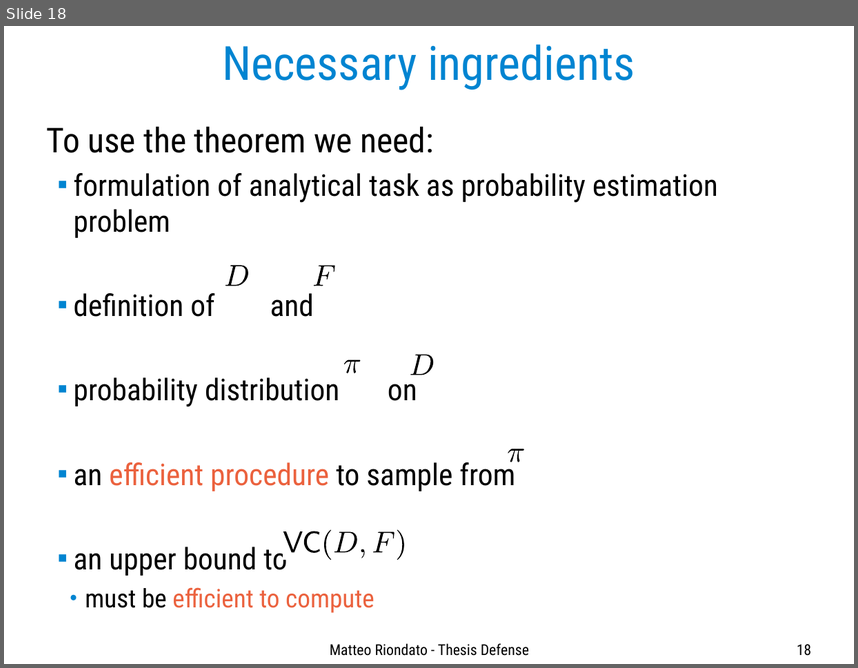
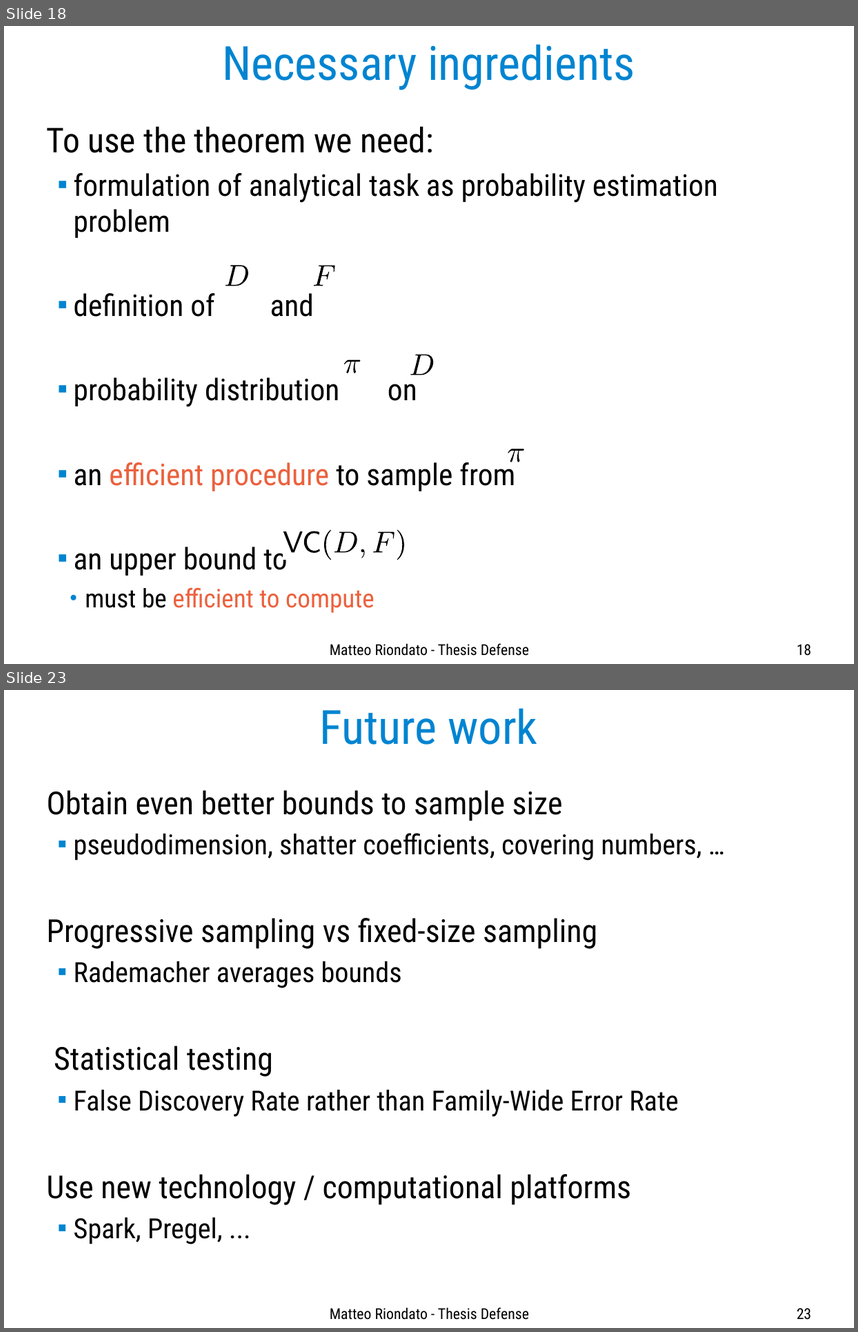
Before and after one commit to ZhizhongIsaacChen/dissertation, a slide deck: defense/Defense-talk.odp. Shown one above the other, each under a label of ours: slide 18 before the commit, slides 18 and 23 after it; the slides between them are not shown. The pictures are 858x668 and 858x1332 pixels, drawn with LibreOffice and Linux fonts; fonts in the diff are those of the drawing. Boxes give left, top, right and bottom in pixels: in the first picture for what was removed or moved away, otherwise in the second. Text is boxed around its words. In the diff, an @@ line names an element or a change of style, - is before the commit and + after.

```diff
--- a/defense/Defense-talk.odp
+++ b/defense/Defense-talk.odp
@@ slide 23 added at box(4, 690, 854, 1328), background #FFFFFF @@
@@ title added at box(320, 708, 538, 745), 44 pt, text #0084D1 @@
+Future work
@@ text added at box(47, 790, 702, 1244), 25.9 pt, text #000000 @@
+Obtain even better bounds to sample size
+  ■ pseudodimension, shatter coefficients, covering numbers, …
+Progressive sampling vs fixed-size sampling
+  ■ Rademacher averages bounds
+Statistical testing
+  ■ False Discovery Rate rather than Family-Wide Error Rate
+Use new technology / computational platforms
+  ■ Spark, Pregel, ...
@@ text added at box(330, 1307, 529, 1319), 14 pt, text #000000 @@
+Matteo Riondato - Thesis Defense
@@ page number added at box(797, 1308, 811, 1319), 14 pt, text #000000 @@
+23
```
Also in this commit, not shown: 4 slides changed, 5 other slides added.
